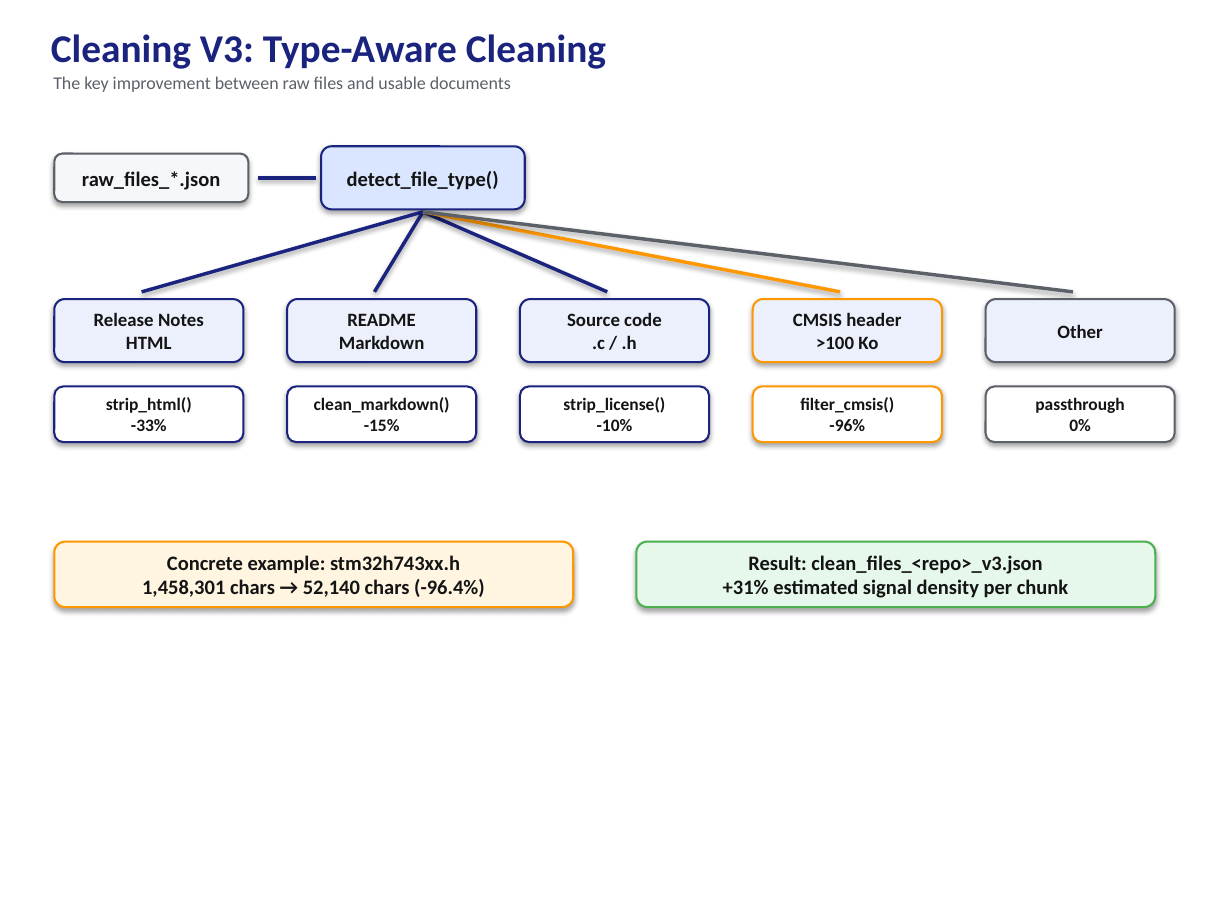
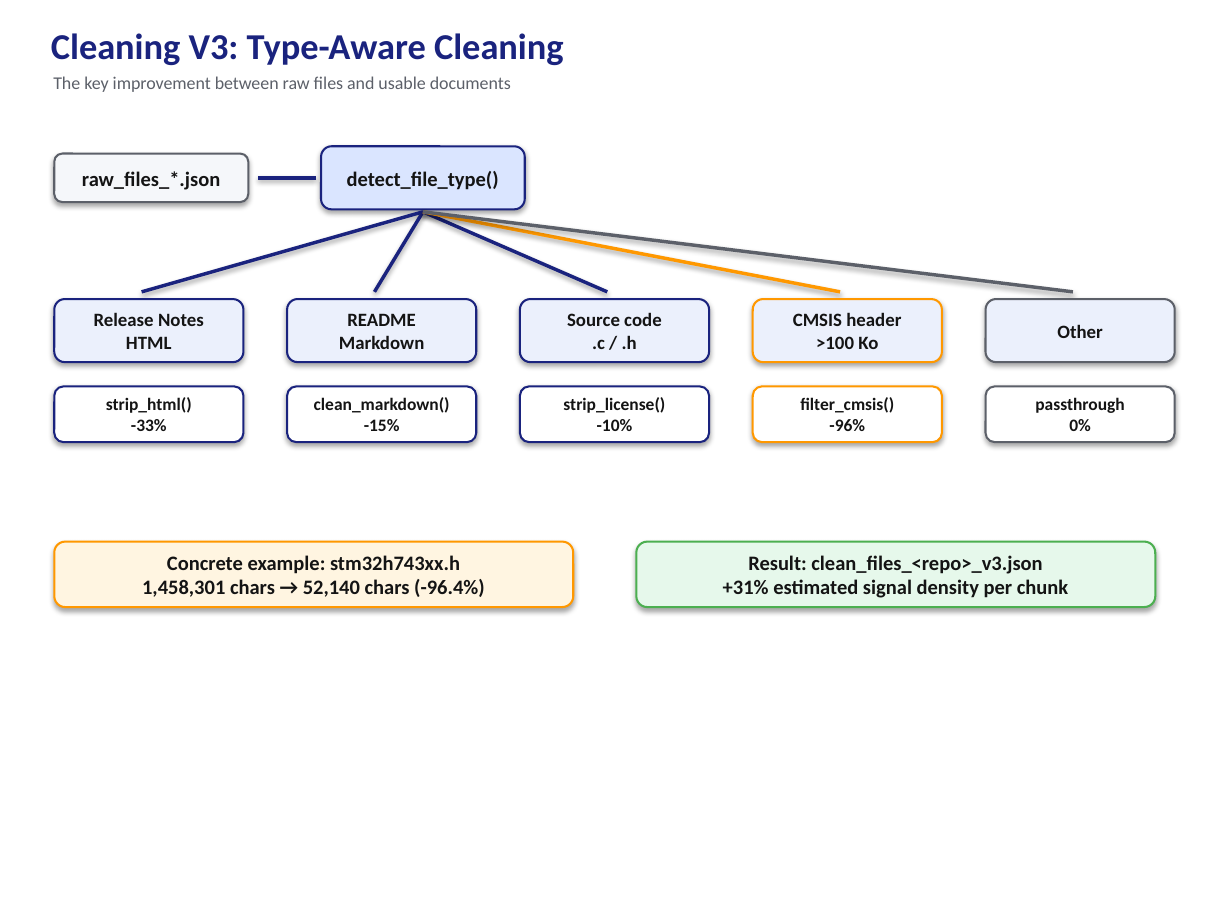
Before and after one commit to ALABSTM/stm32cube-gh-kb-pipeline, a slide deck: slide 35 of docs/Atelier_Pratique_Pipeline_STM32Cube_improved.pptx. Drawn at 1232x924 pixels with LibreOffice and Linux fonts; fonts in the diff are those of the drawing. Boxes give left, top, right and bottom in pixels: in the first picture for what was removed or moved away, otherwise in the second. Text is boxed around its words. In the diff, an @@ line names an element or a change of style, - is before the commit and + after.

```diff
--- a/docs/Atelier_Pratique_Pipeline_STM32Cube_improved.pptx
+++ b/docs/Atelier_Pratique_Pipeline_STM32Cube_improved.pptx
@@ text "Cleaning V3: Type-Aware Cleaning" at [51,33,564,65]: size 23 to 21.3 pt @@
```
Also in this commit, not shown: 5 other slides changed, 4 other files.
